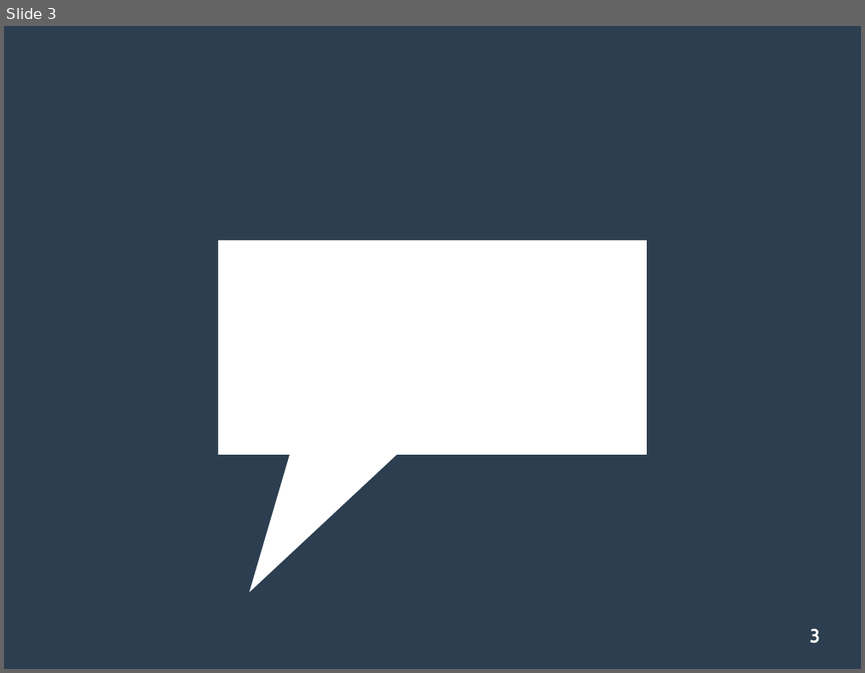
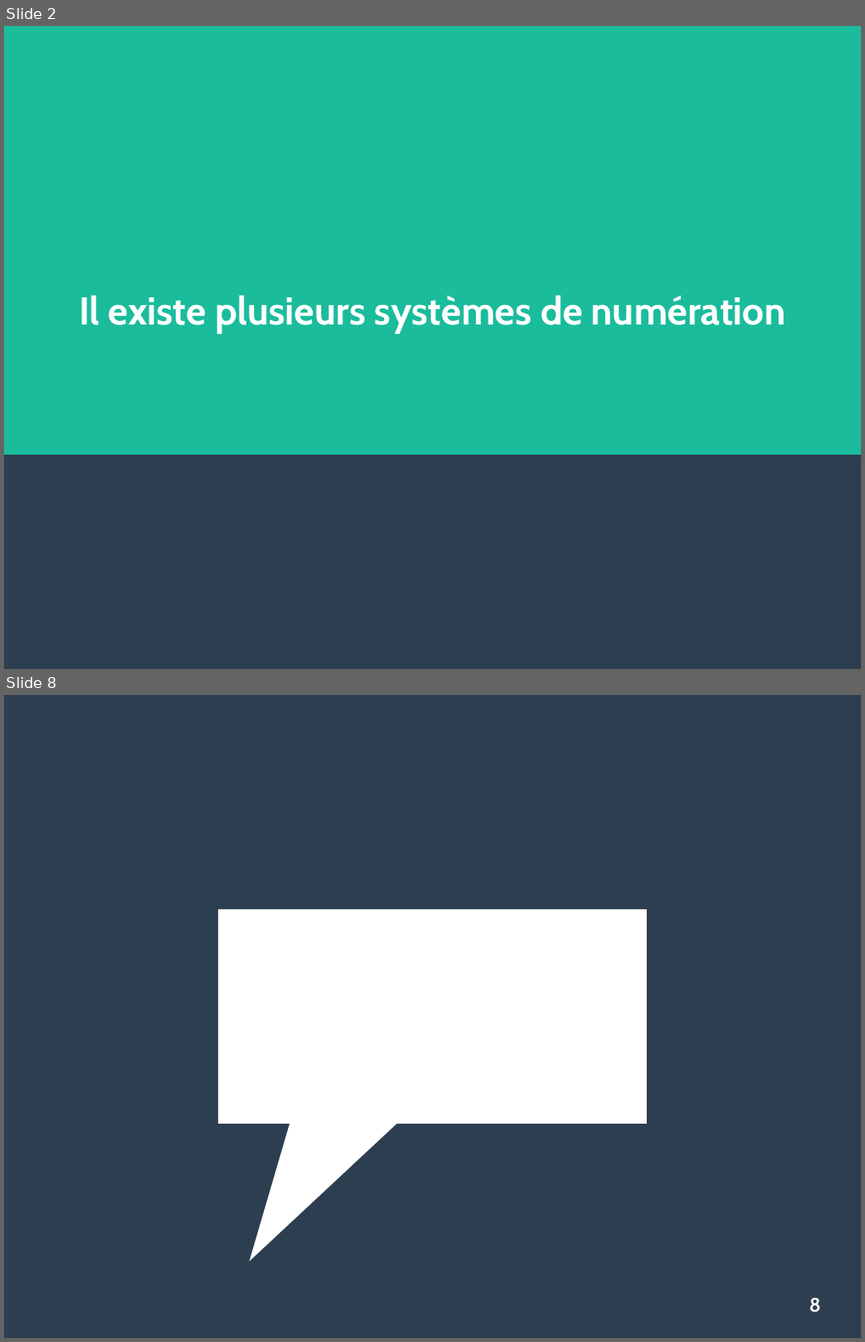
Before and after one commit to JulieMarielaure/Projet1BGE, a slide deck: Hexadécimal Octal.odp. Shown one above the other, each under a label of ours: slide 3 before the commit, slides 2 and 8 after it; the slides between them are not shown. The pictures are 865x673 and 865x1342 pixels, drawn with LibreOffice and Linux fonts; fonts in the diff are those of the drawing. Boxes give left, top, right and bottom in pixels: in the first picture for what was removed or moved away, otherwise in the second. Text is boxed around its words. In the diff, an @@ line names an element or a change of style, - is before the commit and + after.

```diff
--- a/Hexadécimal Octal.odp
+++ b/Hexadécimal Octal.odp
@@ slide 2 added at (x1=4, y1=26, x2=861, y2=669), background #2C3E50 @@
@@ rectangle added at (x1=4, y1=26, x2=861, y2=454), fill #1ABC9C @@
@@ title added at (x1=79, y1=295, x2=786, y2=334), 36 pt, text #FFFFFF, bold @@
+Il existe plusieurs systèmes de numération
@@ what was slide 3 is now slide 8 @@
@@ page number at (x1=809, y1=1297, x2=821, y2=1312): text changed @@
-3
+8
```
Also in this commit, not shown: 6 other slides added, 2 slides removed.
